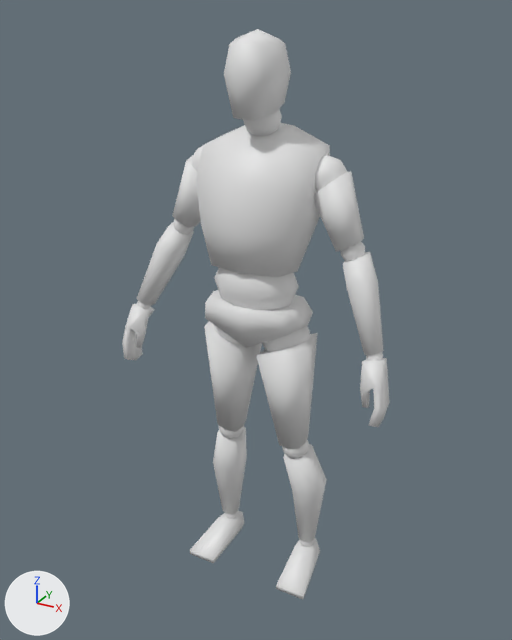
The glTF model project/player/manny/manny.gltf as it was, and as the next commit left it.
The view is the same before and after, from a camera (50 mm lens) standing at (0.927, -1.701, 1.754) and looking at (-0.029, 0.038, 0.885). Arrows for +X, +Y and +Z are at lower left; the lights stay in place. Vertices at the same position are counted once.
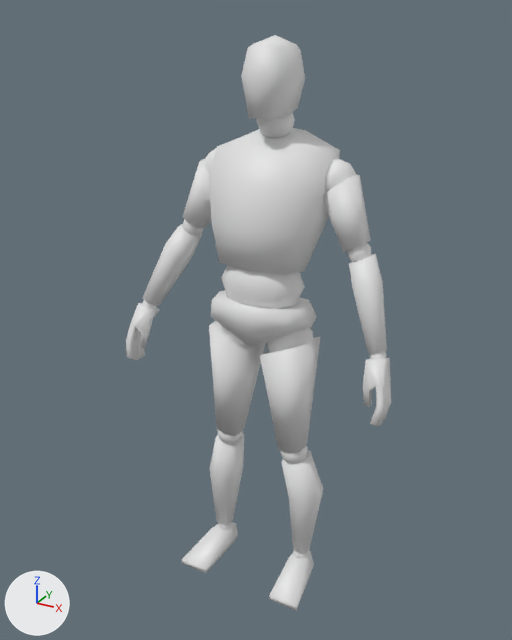
Commit message: Reimport Manny

Pixel boxes (x1, y1, x2, y2) of what changed, in the pictures (512 x 640 px; the box of a moved part takes in the faces that stretch with it):
'Mesh', reshaped
    before: (122, 29, 390, 599)
    after: (126, 35, 391, 611)
part 1 of me_cube_001, moved or reshaped
    before: (205, 290, 313, 348)
    after: (211, 290, 317, 347)
part 2 of me_cube_001, added
    after: (260, 337, 320, 453)
part 3 of me_cube_001, moved or reshaped
    before: (283, 444, 327, 543)
    after: (281, 450, 324, 554)
part 4 of me_cube_001, moved or reshaped
    before: (276, 538, 320, 599)
    after: (269, 551, 314, 611)
part 5 of me_cube_001, moved or reshaped
    before: (196, 123, 330, 277)
    after: (209, 128, 340, 275)
part 6 of me_cube_001, moved or reshaped
    before: (315, 155, 348, 192)
    after: (325, 159, 357, 193)
part 7 of me_cube_001, added
    after: (323, 175, 370, 252)
part 8 of me_cube_001, moved or reshaped
    before: (224, 29, 291, 120)
    after: (241, 35, 305, 119)
part 9 of me_cube_001, added
    after: (209, 321, 266, 436)
part 10 of me_cube_001, moved or reshaped
    before: (213, 427, 247, 515)
    after: (210, 434, 244, 525)
part 11 of me_cube_001, moved or reshaped
    before: (190, 511, 244, 563)
    after: (182, 522, 238, 573)
part 12 of me_cube_001, moved or reshaped
    before: (192, 145, 203, 172)
    after: (204, 148, 216, 173)
part 13 of me_cube_001, added
    after: (182, 158, 211, 228)
part 14 of me_cube_001, moved or reshaped
    before: (214, 267, 299, 310)
    after: (221, 265, 304, 308)
part 15 of me_cube_001, moved or reshaped
    before: (243, 109, 282, 136)
    after: (257, 113, 295, 138)
part 16 of me_cube_001, deleted
    before: (173, 218, 194, 234)
part 17 of me_cube_001, deleted
    before: (341, 241, 365, 262)
part 18 of me_cube_001, moved or reshaped
    before: (122, 155, 390, 459)
    after: (126, 219, 391, 464)
part 19 of me_cube_001, moved or reshaped
    before: (225, 512, 314, 547)
    after: (218, 522, 308, 558)

The change, as a list of edits to the scene's bpy script:
```text
Change me_cube_001:
    remove me_cube_001.from_pydata(...)  # 942 vertices, 1768 faces; spans x -0.43..0.43, y -0.13..0.15, z 0.0..1.71
    add me_cube_001.from_pydata(...)  # 990 vertices, 1864 faces; spans x -0.43..0.43, y -0.15..0.21, z -0.02..1.69
    me_cube_001 part 1: the loose piece of 20 vertices spanning x -0.16..0.16, y -0.12..0.13, z 0.85..0.98 is turned -5 degrees about the x axis through its middle, then moved by (0.0, 0.03, -0.01)
    me_cube_001 part 2: the loose piece of 18 vertices spanning x 0.02..0.17, y -0.08..0.11, z 0.49..0.88 is copied, and the copy is turned -5 degrees about the x axis through its middle, then moved by (0.0, 0.01, -0.01); it spans x 0.02..0.17, y -0.06..0.13, z 0.48..0.87
    me_cube_001 part 3: the loose piece of 26 vertices spanning x 0.08..0.21, y -0.01..0.13, z 0.1..0.48 is turned -5 degrees about the x axis through its middle, then moved by (0.0, -0.03, -0.02)
    me_cube_001 part 4: the loose piece of 16 vertices spanning x 0.12..0.22, y -0.1..0.11, z 0.0..0.08 is moved by (0.0, -0.05, -0.01)
    me_cube_001 part 5: the loose piece of 36 vertices spanning x -0.18..0.18, y -0.13..0.15, z 1.09..1.47 is turned -5 degrees about the x axis through its middle, then moved by (0.0, 0.06, -0.02)
    me_cube_001 part 6: the loose piece of 42 vertices spanning x 0.13..0.24, y -0.01..0.1, z 1.29..1.4 is moved by (0.0, 0.07, -0.02)
    me_cube_001 part 7: the loose piece of 18 vertices spanning x 0.15..0.3, y -0.02..0.1, z 1.15..1.36 is copied, and the copy is moved by (0.0, 0.06, -0.02); it spans x 0.15..0.3, y 0.04..0.16, z 1.13..1.34
    me_cube_001 part 8: the loose piece of 26 vertices spanning x -0.08..0.08, y -0.1..0.09, z 1.5..1.71 is turned -5 degrees about the x axis through its middle, then moved by (0.0, 0.09, -0.02)
    me_cube_001 part 9: the loose piece of 18 vertices spanning x -0.17..-0.02, y -0.08..0.11, z 0.49..0.88 is copied, and the copy is turned -5 degrees about the x axis through its middle, then moved by (0.0, 0.01, -0.01); it spans x -0.17..-0.02, y -0.06..0.13, z 0.48..0.87
    me_cube_001 part 10: the loose piece of 26 vertices spanning x -0.21..-0.08, y -0.01..0.13, z 0.1..0.48 is turned -5 degrees about the x axis through its middle, then moved by (0.0, -0.03, -0.02)
    me_cube_001 part 11: the loose piece of 16 vertices spanning x -0.22..-0.12, y -0.1..0.11, z 0.0..0.08 is moved by (0.0, -0.05, -0.01)
    me_cube_001 part 12: the loose piece of 42 vertices spanning x -0.24..-0.13, y -0.01..0.1, z 1.29..1.4 is moved by (0.0, 0.07, -0.02)
    me_cube_001 part 13: the loose piece of 18 vertices spanning x -0.3..-0.15, y -0.02..0.1, z 1.15..1.36 is copied, and the copy is moved by (0.0, 0.06, -0.02); it spans x -0.3..-0.15, y 0.04..0.16, z 1.13..1.34
    me_cube_001 part 14: the loose piece of 42 vertices spanning x -0.12..0.12, y -0.11..0.08, z 0.93..1.13 is moved by (0.0, 0.04, -0.01)
    me_cube_001 part 15: the loose piece of 42 vertices spanning x -0.05..0.05, y -0.03..0.07, z 1.44..1.54 is moved by (0.0, 0.08, -0.02)
    me_cube_001 part 16: the loose piece of 42 vertices spanning x -0.31..-0.24, y 0.0..0.06, z 1.12..1.19 is deleted
    me_cube_001 part 17: the loose piece of 42 vertices spanning x 0.24..0.31, y 0.0..0.06, z 1.12..1.19 is deleted
    me_cube_001 part 18: 18 vertices moved within x -0.4..0.4, y -0.04..0.11, z 0.46..0.91; 402 vertices removed from x -0.43..0.43, y -0.12..0.1, z 0.44..1.36; 462 vertices added at x -0.43..0.43, y -0.11..0.12, z 0.43..1.17
    me_cube_001 part 19: 2 vertices moved within x -0.16..0.16, y 0.05, z 0.07; 80 vertices removed from x -0.17..0.17, y 0.05..0.1, z 0.06..0.11; 80 vertices added at x -0.17..0.17, y 0.0..0.05, z 0.05..0.1
```
